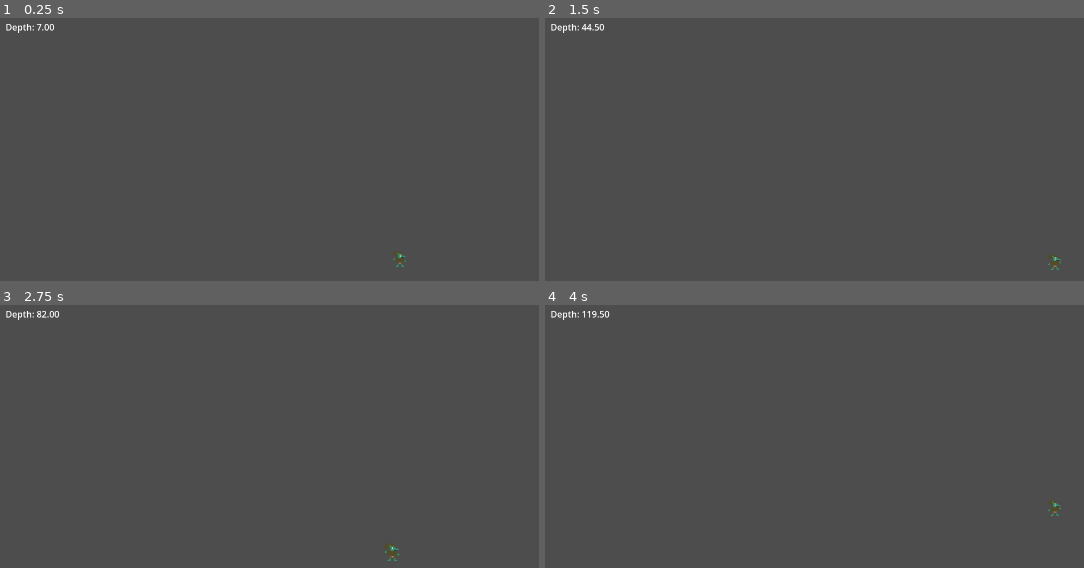
Above: before the commit, frames 1-4 (two rows, left to right).
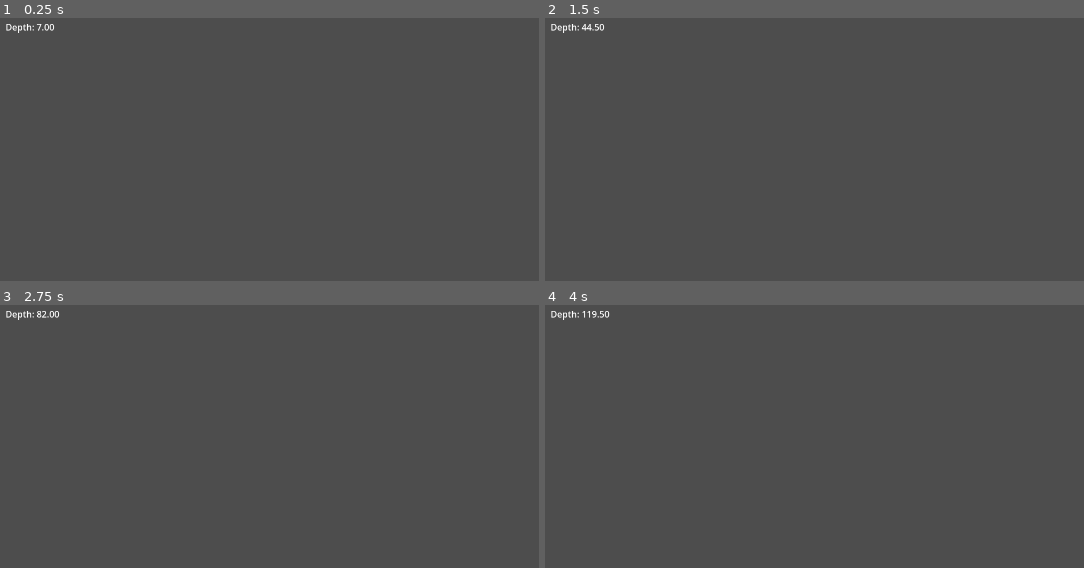
Above: after the commit, the same moments.

Repository: DSurguy/spring-2024-2d-jam
Game: Godot game, scene res://scenes/GameScene/GameScene.tscn
The game is run twice, just before and just after one commit, with the same random seed, the same clock (stepped at 60 frames per second) and the same inputs. This scene is started directly instead of the project's main scene.
Inputs (mouse positions are in pixels of both pictures, inside the frame that each line leads up to):
- Up to frame 1 (0.25 s): no input
- Up to frame 2 (1.5 s): tap Enter (ui_accept) at 0.5, 0.77 s; move the mouse to (outside the picture) at 0.52 s; hold D (move_right) from 0.53 s (still down); tap E (interact) at 0.6 s; move the mouse to (787, 262) at 1.27 s; click (787, 262) at 1.35 s
- Up to frame 3 (2.75 s): tap Enter (ui_accept) at 1.52 s; move the mouse to (479, 428) at 2.02 s; release D (move_right) at 2.03 s; hold A (move_left) from 2.03 s (still down); tap Mouse wheel down (zoom_down) at 2.1 s
- Up to frame 4 (4 s): tap Enter (ui_accept) at 2.75, 3.02, 3.5, 3.77 s; move the mouse to (outside the picture) at 2.77 s; release A (move_left) at 2.78 s; hold D (move_right) from 2.78 s (still down); tap Mouse wheel up (zoom_up) at 2.85 s; move the mouse to (outside the picture) at 3.52 s; tap E (interact) at 3.6 s

The runs differ from the first frame. In frame 1, less than 0.1% of the frame differs, in the area x 72-76%, y 88-95%; in frame 2, less than 0.1%; in frame 3, less than 0.1%, in the area x 71-75%, y 90-98%; in frame 4, less than 0.1%.

Commit message:
footsteps

Diff:
--- a/scenes/Audio/footsteps.tscn
+++ b/scenes/Audio/footsteps.tscn
@@ -11,6 +11,7 @@
 footsteps = Array[AudioStream]([ExtResource("2_5dpf6"), ExtResource("3_jni24"), ExtResource("4_t7rnw"), ExtResource("5_6m2hx")])
 
 [node name="Player" type="AudioStreamPlayer" parent="."]
+pitch_scale = 0.01
 
 [node name="Timer" type="Timer" parent="."]
 
--- a/scenes/GameScene/player.tscn
+++ b/scenes/GameScene/player.tscn
@@ -41,24 +41,6 @@
 "transitions": PackedFloat32Array(1, 1, 1, 1),
 "update": 1,
 "values": [8, 9, 10, 11]
-}
-
-[sub_resource type="Animation" id="Animation_smjfy"]
-resource_name = "walk"
-length = 0.8
-loop_mode = 1
-step = 0.2
-tracks/0/type = "value"
-tracks/0/imported = false
-tracks/0/enabled = true
-tracks/0/path = NodePath("Sprite2D:frame")
-tracks/0/interp = 1
-tracks/0/loop_wrap = true
-tracks/0/keys = {
-"times": PackedFloat32Array(0, 0.2, 0.4, 0.6),
-"transitions": PackedFloat32Array(1, 1, 1, 1),
-"update": 1,
-"values": [4, 5, 6, 7]
 }
 
 [sub_resource type="Animation" id="Animation_yx27f"]
@@ -83,6 +65,24 @@
 tracks/1/loop_wrap = true
 tracks/1/keys = {
 "times": PackedFloat32Array(0.1, 0.3, 0.5, 0.8),
+"transitions": PackedFloat32Array(1, 1, 1, 1),
+"update": 1,
+"values": [4, 5, 6, 7]
+}
+
+[sub_resource type="Animation" id="Animation_smjfy"]
+resource_name = "walk"
+length = 0.8
+loop_mode = 1
+step = 0.2
+tracks/0/type = "value"
+tracks/0/imported = false
+tracks/0/enabled = true
+tracks/0/path = NodePath("Sprite2D:frame")
+tracks/0/interp = 1
+tracks/0/loop_wrap = true
+tracks/0/keys = {
+"times": PackedFloat32Array(0, 0.2, 0.4, 0.6),
 "transitions": PackedFloat32Array(1, 1, 1, 1),
 "update": 1,
 "values": [4, 5, 6, 7]
@@ -165,6 +165,8 @@
 shape = SubResource("RectangleShape2D_8nvpx")
 debug_color = Color(0.721569, 0.168627, 0.0627451, 0.615686)
 
+[node name="Footsteps" parent="." instance=ExtResource("2_uw8wl")]
+
 [node name="StationInteraction" type="Area2D" parent="."]
 collision_layer = 4
 collision_mask = 4
@@ -178,7 +180,7 @@
 flip_h = true
 hframes = 4
 vframes = 3
-frame = 5
+frame = 1
 
 [node name="AnimationPlayer" type="AnimationPlayer" parent="."]
 libraries = {
